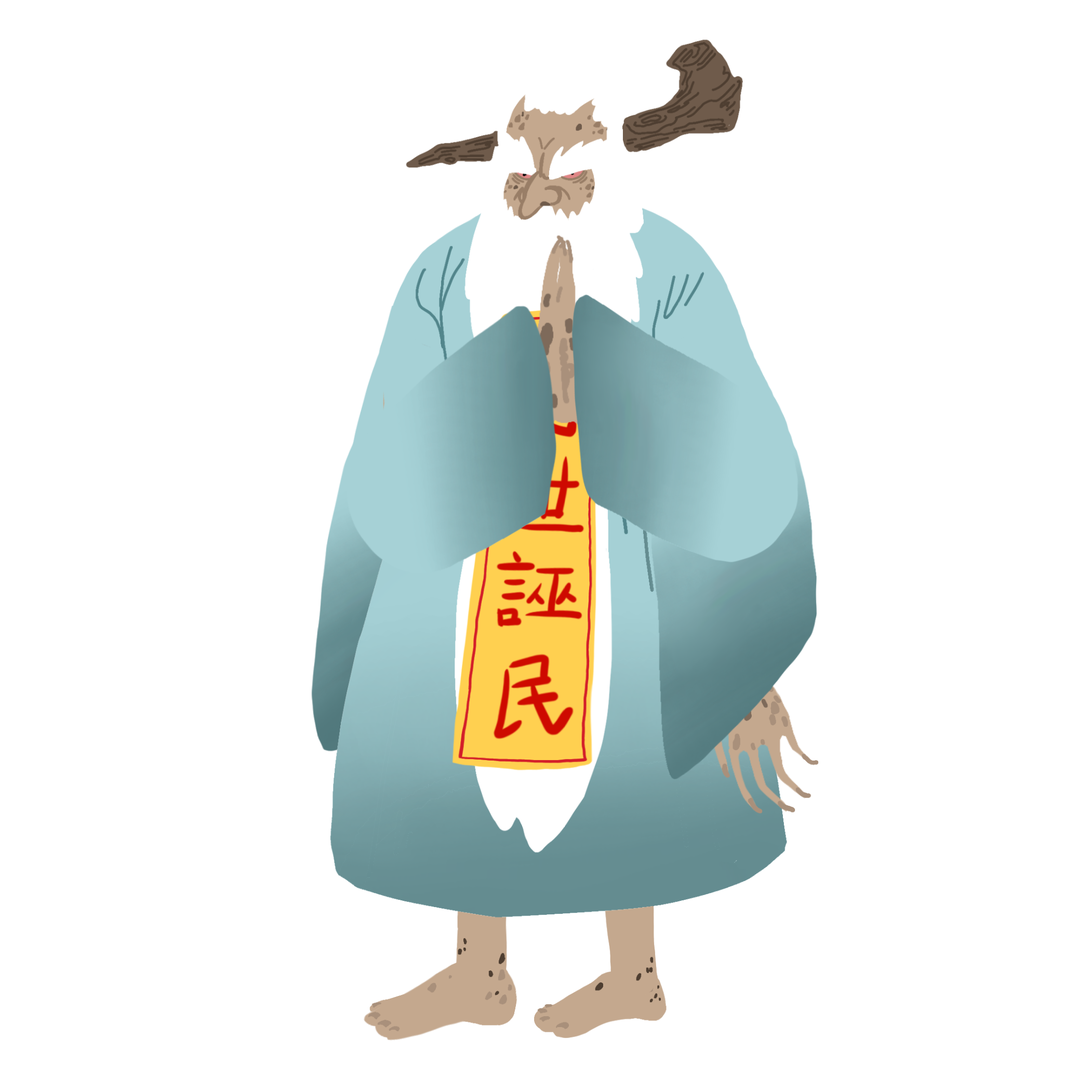
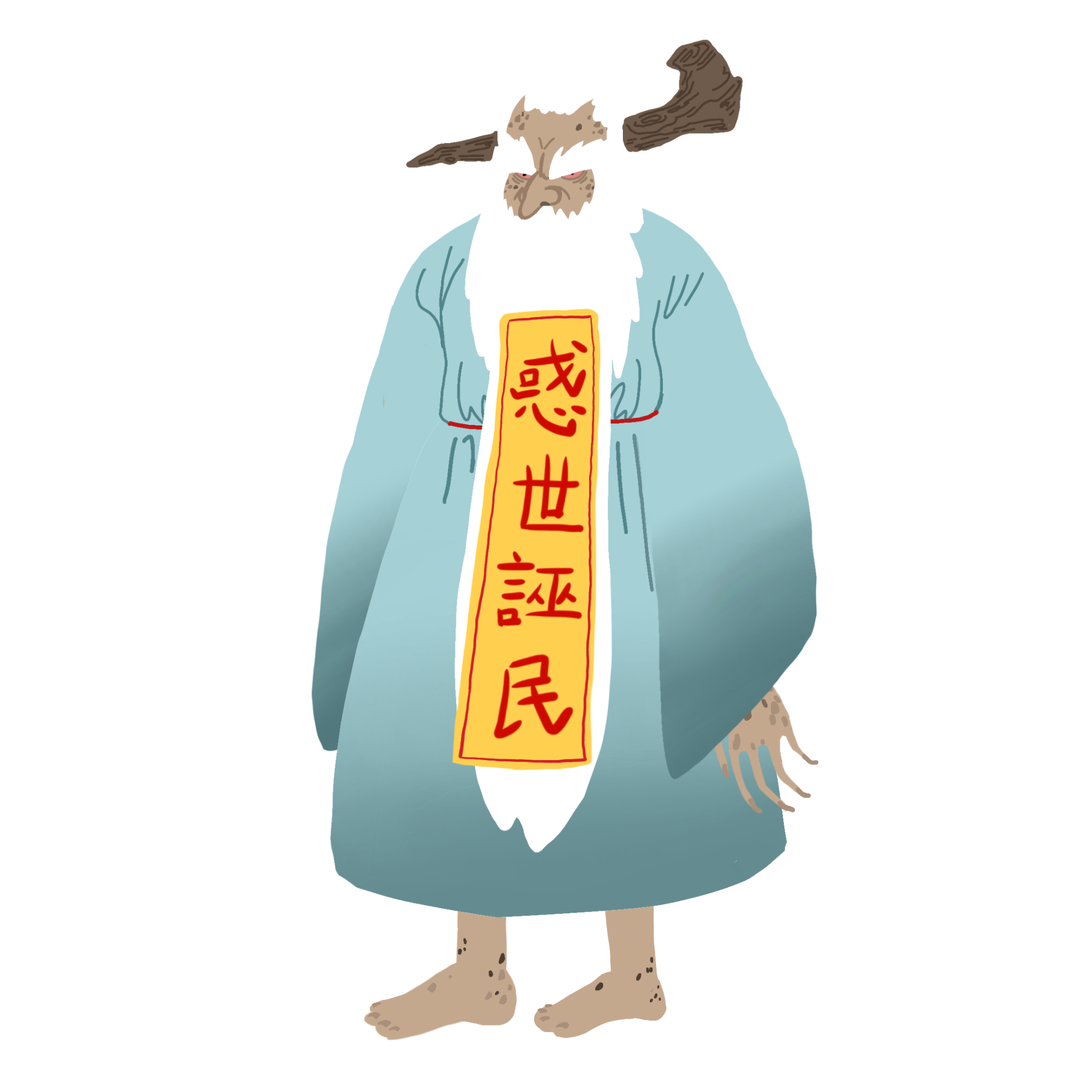
Comparing the layer stacks of the two 1091x1091 images. Changes:
hid "픽셀 레이어" (1st of 21) over [348, 305, 558, 572]
hid "픽셀 레이어" (2nd of 21) over [571, 294, 799, 563]
hid "픽셀 레이어" (3rd of 21) over [442, 235, 568, 471]
hid "픽셀 레이어" (4th of 21) over [545, 234, 661, 469]
